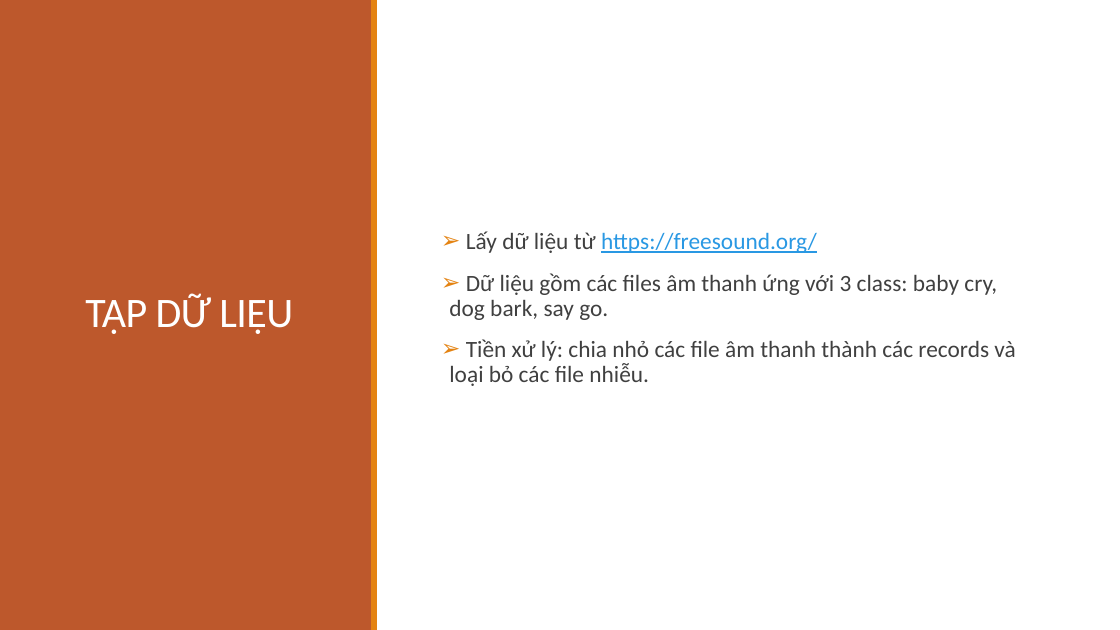
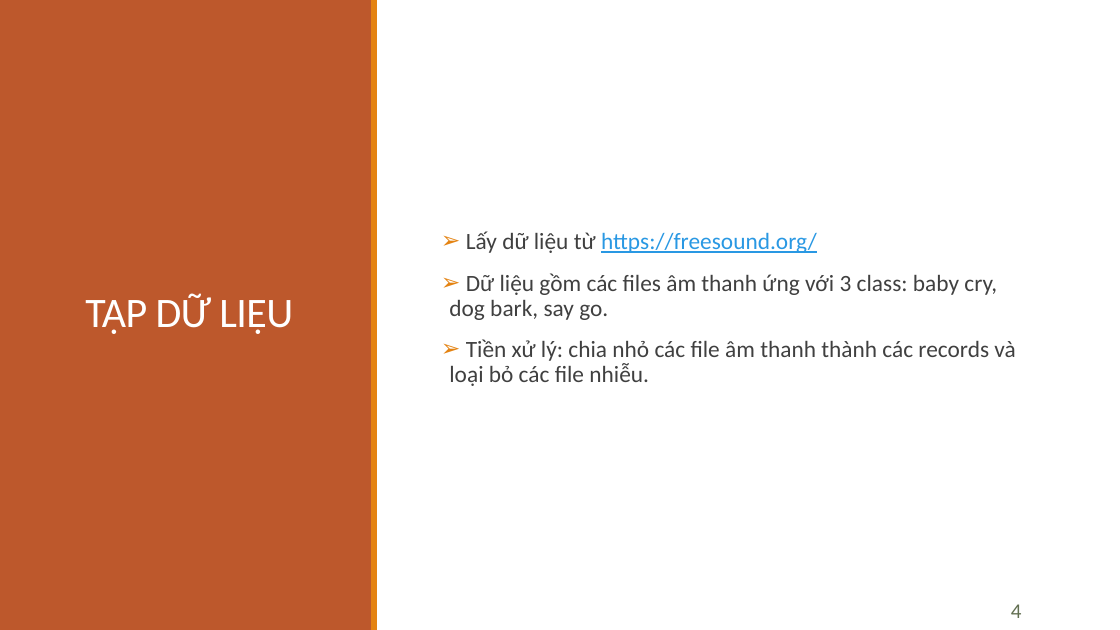
Before and after one commit to hoangphuc1998/DataScienceFinalProject, a slide deck: slide 4 of DataScience.pptx (slide 3 before the commit). Drawn at 1120x630 pixels with LibreOffice and Linux fonts; fonts in the diff are those of the drawing. Boxes give left, top, right and bottom in pixels: in the first picture for what was removed or moved away, otherwise in the second. Text is boxed around its words. In the diff, an @@ line names an element or a change of style, - is before the commit and + after.

```diff
--- a/DataScience.pptx
+++ b/DataScience.pptx
@@ page number added at (1011,604,1022,618), 18 pt, text #637052 @@
+4
```
Also in this commit, not shown: 14 other slides changed, 2 slides added.
